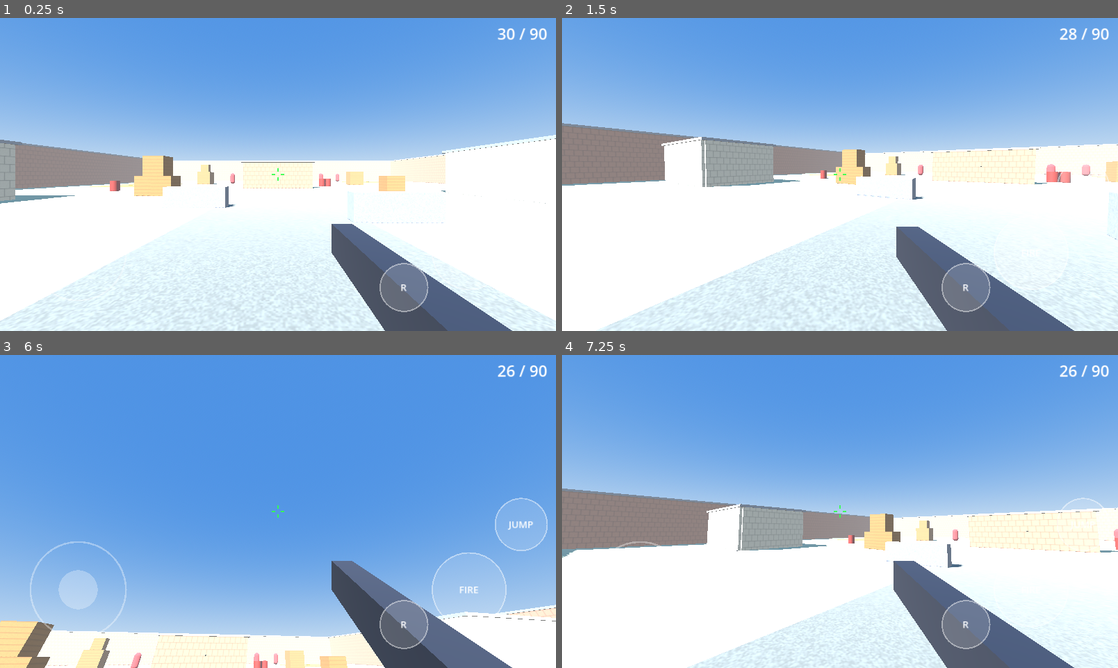
Above: before the commit, frames 1-4 (two rows, left to right).
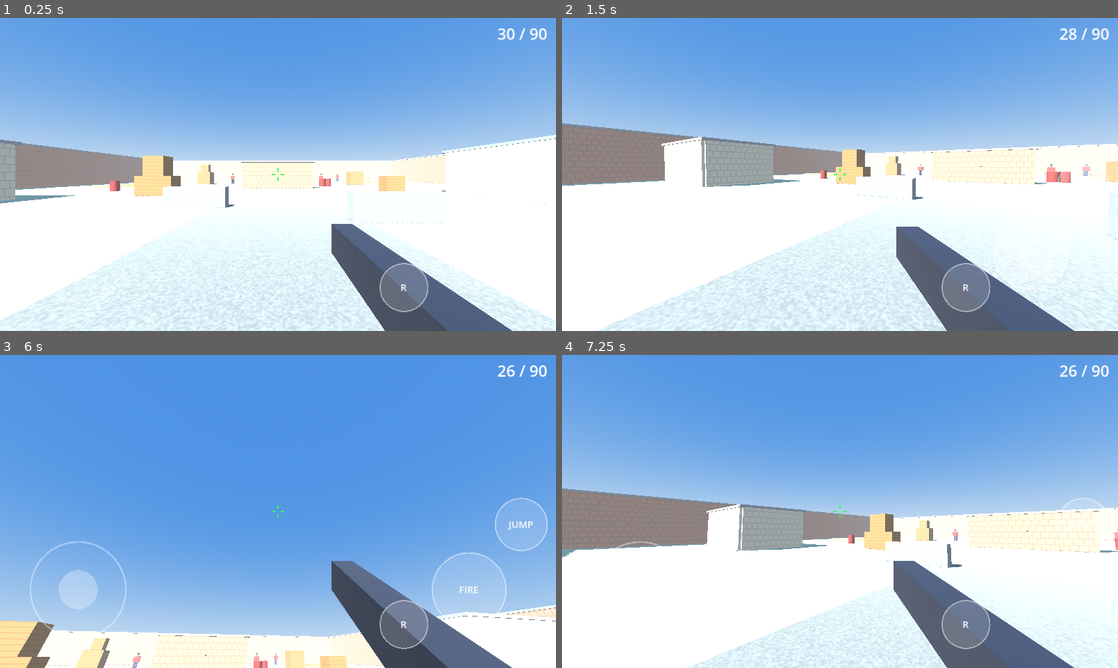
Above: after the commit, the same moments.

Repository: mega-nikitka/Cs-mobile-
Game: Godot game, scene res://main.tscn
Same seed, same stepped clock (60 frames per second), same inputs: the game is played once before the commit and once after it.
Inputs (mouse positions are in pixels of both pictures, inside the frame that each line leads up to):
- Up to frame 1 (0.25 s): no input
- Up to frame 2 (1.5 s): tap Enter at 0.5 s; move the mouse to (812, 237) at 0.52 s; click (812, 237) at 0.67 s; tap Space at 1.25 s; drag from (1006, 221) to (812, 237) at 1.27 s
- Up to frame 3 (6 s): tap Enter at 2, 3.5 s; move the mouse to (111, 464) at 2.02 s; click (111, 464) at 2.17 s; tap Space at 2.75, 4.25 s; drag from (305, 511) to (111, 464) at 2.77 s; move the mouse to (194, 433) at 3.52 s; click (194, 433) at 3.67 s; drag from (400, 495) to (194, 433) at 4.27 s; move the mouse to (166, 527) at 5.02 s; click (166, 527) at 5.17 s; drag from (333, 442) to (166, 527) at 5.77 s
- Up to frame 4 (7.25 s): move the mouse to (812, 574) at 6.52 s; click (812, 574) at 6.67 s

The runs differ from the first frame. In frame 1, less than 0.1% of the frame differs, in the area x 41-61%, y 49-53%; in frame 2, less than 0.1%; in frame 3, less than 0.1%, in the area x 23-50%, y 95-100%; in frame 4, less than 0.1%.

Commit message:
Update target.gd

Diff:
--- a/target.gd
+++ b/target.gd
@@ -1,9 +1,33 @@
 extends StaticBody3D
 
 var hp := 100
-var mat: StandardMaterial3D
 var col: CollisionShape3D
-const BASE := Color(0.8, 0.2, 0.2)
+var mats: Array = []
+var colors: Array = []
+
+func _part(mesh: Mesh, pos: Vector3, color: Color, flash := true) -> void:
+	var m := MeshInstance3D.new()
+	m.mesh = mesh
+	m.position = pos
+	var mat := StandardMaterial3D.new()
+	mat.albedo_color = color
+	mat.roughness = 0.8
+	m.material_override = mat
+	add_child(m)
+	if flash:
+		mats.append(mat)
+		colors.append(color)
+
+func _box(sx: float, sy: float, sz: float) -> BoxMesh:
+	var b := BoxMesh.new()
+	b.size = Vector3(sx, sy, sz)
+	return b
+
+func _ball(r: float, h: float) -> SphereMesh:
+	var s := SphereMesh.new()
+	s.radius = r
+	s.height = h
+	return s
 
 func _ready() -> void:
 	col = CollisionShape3D.new()
@@ -13,16 +37,17 @@
 	col.shape = cap
 	col.position.y = 0.9
 	add_child(col)
-	mat = StandardMaterial3D.new()
-	mat.albedo_color = BASE
-	var m := MeshInstance3D.new()
-	var cm := CapsuleMesh.new()
-	cm.radius = 0.4
-	cm.height = 1.8
-	m.mesh = cm
-	m.position.y = 0.9
-	m.material_override = mat
-	add_child(m)
+
+	var pants := Color(0.2, 0.22, 0.3)
+	var shirt := Color(0.7, 0.2, 0.15)
+	var skin := Color(0.85, 0.65, 0.5)
+	_part(_box(0.18, 0.8, 0.22), Vector3(-0.12, 0.4, 0), pants)
+	_part(_box(0.18, 0.8, 0.22), Vector3(0.12, 0.4, 0), pants)
+	_part(_box(0.5, 0.6, 0.28), Vector3(0, 1.1, 0), shirt)
+	_part(_box(0.12, 0.55, 0.14), Vector3(-0.32, 1.1, 0), shirt)
+	_part(_box(0.12, 0.55, 0.14), Vector3(0.32, 1.1, 0), shirt)
+	_part(_ball(0.13, 0.26), Vector3(0, 1.6, 0), skin)
+	_part(_ball(0.15, 0.16), Vector3(0, 1.7, 0), Color(0.15, 0.17, 0.15))
 
 func take_damage(dmg: int, pos: Vector3) -> void:
 	if hp <= 0:
@@ -30,16 +55,22 @@
 	if pos.y - global_position.y > 1.5:
 		dmg *= 4
 	hp -= dmg
-	mat.albedo_color = Color.WHITE
-	await get_tree().create_timer(0.08).timeout
-	mat.albedo_color = BASE
+	for m in mats:
+		m.albedo_color = Color.WHITE
 	if hp <= 0:
 		die()
+	await get_tree().create_timer(0.08).timeout
+	for i in mats.size():
+		mats[i].albedo_color = colors[i]
 
 func die() -> void:
+	col.set_deferred("disabled", true)
+	var tw := create_tween()
+	tw.tween_property(self, "rotation_degrees:x", -90.0, 0.3)
+	await tw.finished
 	hide()
-	col.set_deferred("disabled", true)
 	await get_tree().create_timer(3.0).timeout
 	hp = 100
+	rotation_degrees.x = 0
 	show()
 	col.set_deferred("disabled", false)
